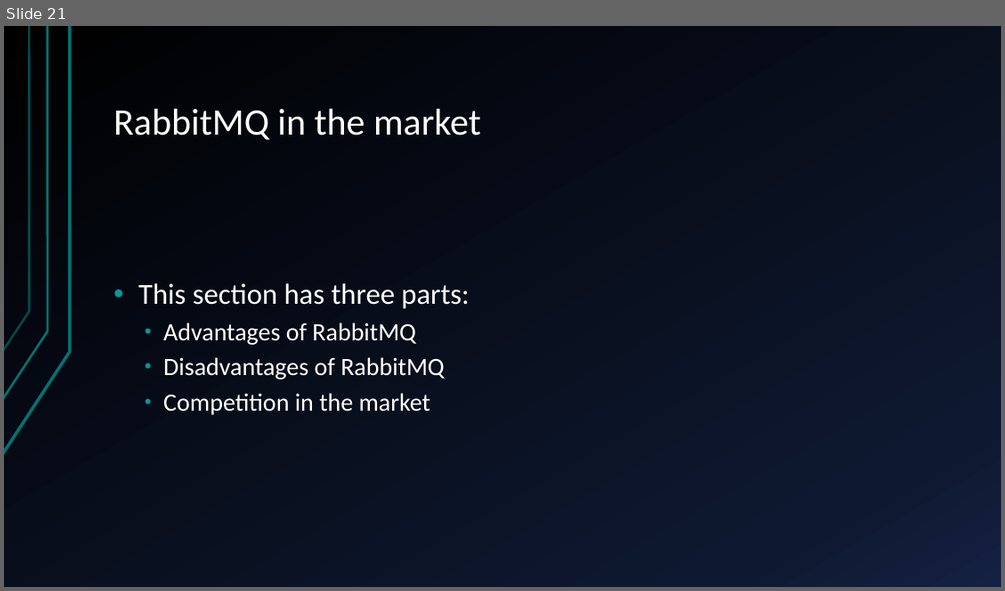
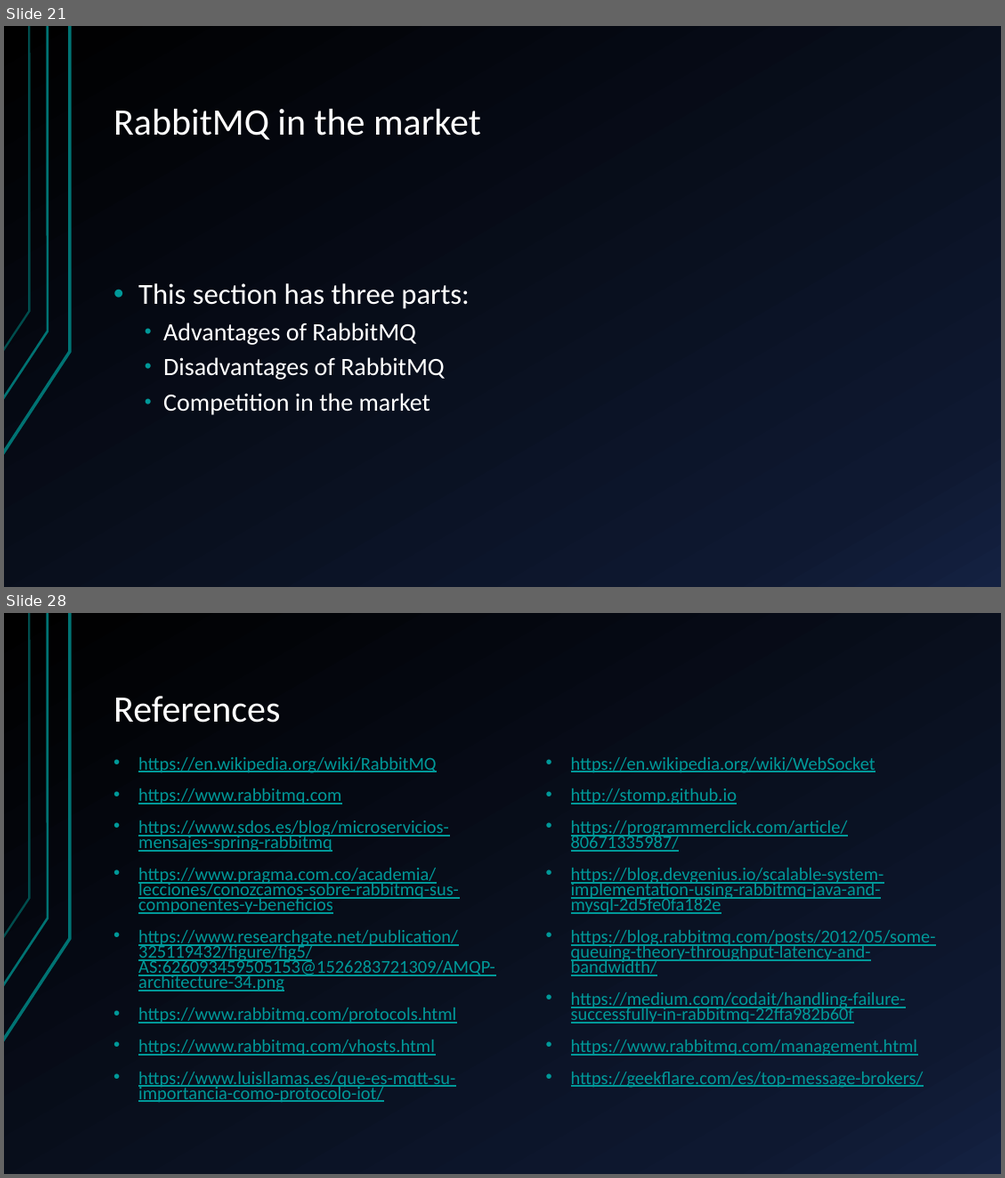
Before and after one commit to marc7666/Distributed-computing-course, a slide deck: Activities/Activity 2/RabbitMQ – components, benefits and application.pptx. Shown one above the other, each under a label of ours: slide 21 before the commit, slides 21 and 28 after it; the slides between them are not shown. The pictures are 1005x591 and 1005x1178 pixels, drawn with LibreOffice and Linux fonts; fonts in the diff are those of the drawing. Boxes give left, top, right and bottom in pixels: in the first picture for what was removed or moved away, otherwise in the second. Text is boxed around its words. In the diff, an @@ line names an element or a change of style, - is before the commit and + after.

```diff
--- a/Activities/Activity 2/RabbitMQ – components, benefits and application.pptx
+++ b/Activities/Activity 2/RabbitMQ – components, benefits and application.pptx
@@ slide 28 added at box(4, 613, 1001, 1174), background gradient #000000 to #0F1931 to #142242; not listed: 3 template elements that a slide beside it also shows @@
@@ title added at box(113, 696, 280, 722), 36 pt, text #FFFFFF @@
+References
@@ text added at box(138, 757, 495, 1102), 17.5 pt, text #009999, underline @@
+• https://en.wikipedia.org/wiki/RabbitMQ
+• https://www.rabbitmq.com
+• https://www.sdos.es/blog/microservicios-mensajes-spring-rabbitmq
+• https://www.pragma.com.co/academia/lecciones/conozcamos-sobre-rabbitmq-sus-componentes-y-beneficios
+• https://www.researchgate.net/publication/325119432/figure/fig5/AS:626093459505153@1526283721309/AMQP-architecture-34.png
+• https://www.rabbitmq.com/protocols.html
+• https://www.rabbitmq.com/vhosts.html
+• https://www.luisllamas.es/que-es-mqtt-su-importancia-como-protocolo-iot/
@@ text added at box(571, 757, 936, 1087), 17.5 pt, text #009999, underline @@
+• https://en.wikipedia.org/wiki/WebSocket
+• http://stomp.github.io
+• https://programmerclick.com/article/80671335987/
+• https://blog.devgenius.io/scalable-system-implementation-using-rabbitmq-java-and-mysql-2d5fe0fa182e
+• https://blog.rabbitmq.com/posts/2012/05/some-queuing-theory-throughput-latency-and-bandwidth/
+• https://medium.com/codait/handling-failure-successfully-in-rabbitmq-22ffa982b60f
+• https://www.rabbitmq.com/management.html
+• https://geekflare.com/es/top-message-brokers/
```
Also in this commit, not shown: 3 slides changed, 3 other slides added, 2 slides removed.
